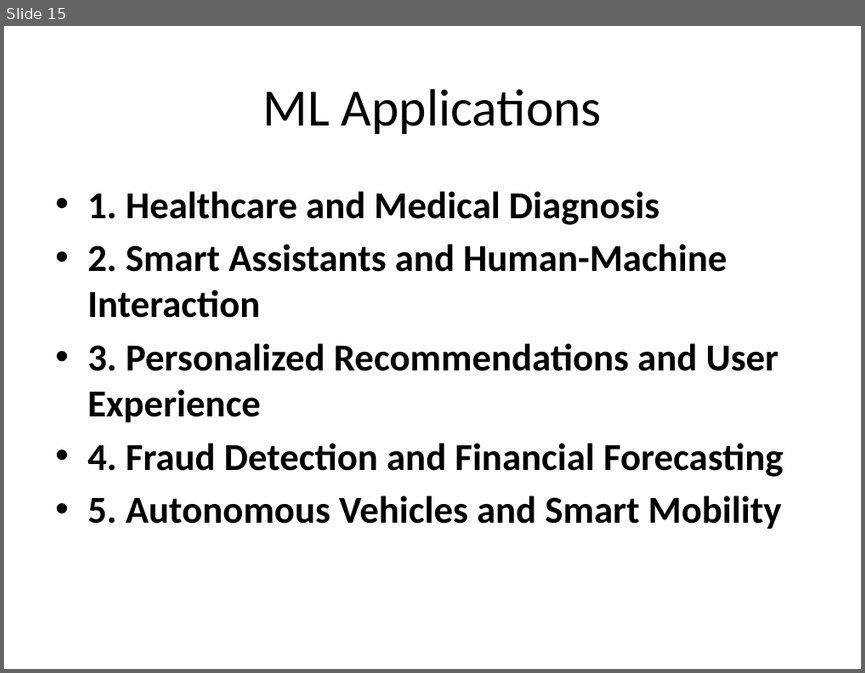
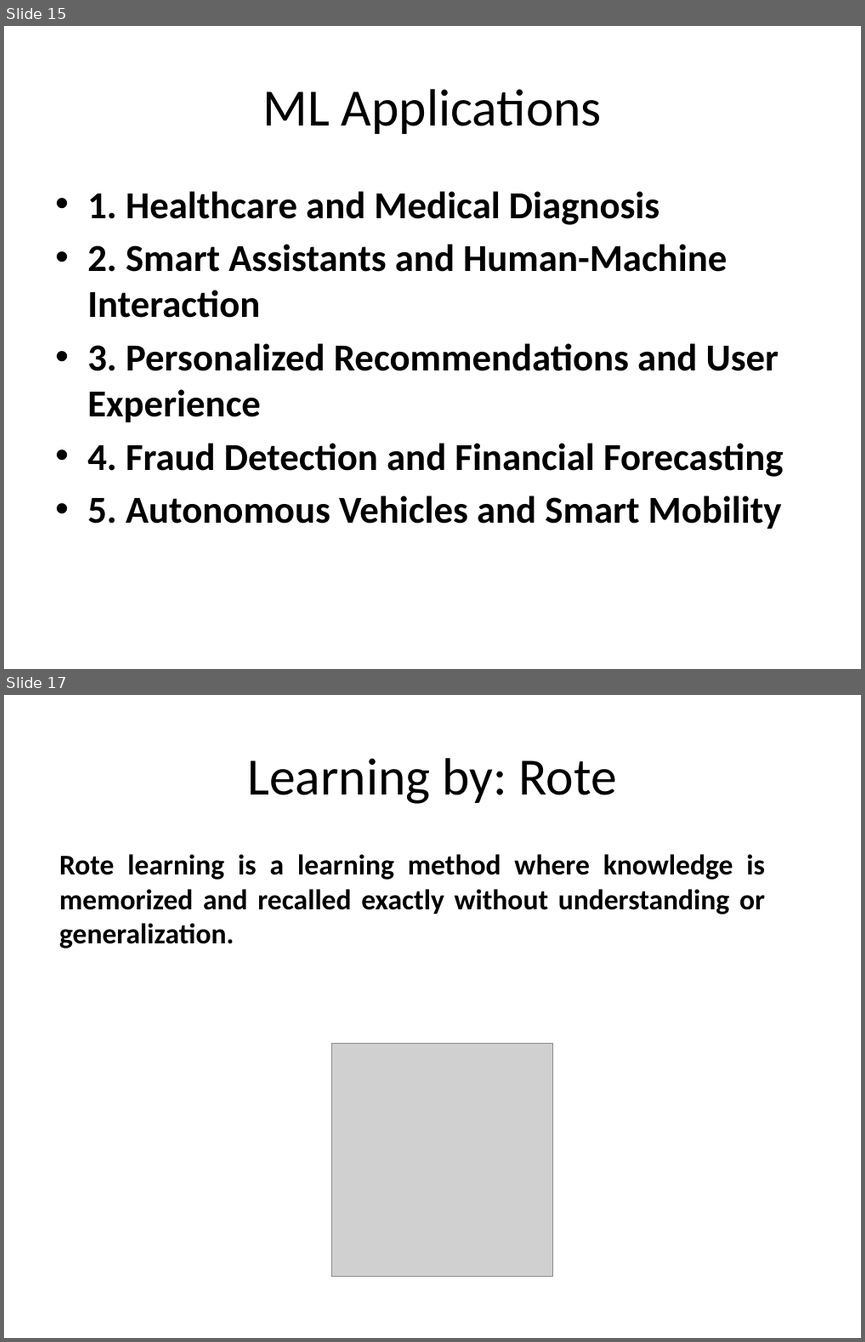
Before and after one commit to devipriyak/2025_VI_sem_CSE_B_LBRCE, a slide deck: Evolution of ML.pptx. Shown one above the other, each under a label of ours: slide 15 before the commit, slides 15 and 17 after it; the slides between them are not shown. The pictures are 865x673 and 865x1342 pixels, drawn with LibreOffice and Linux fonts; fonts in the diff are those of the drawing; grey boxes stand for pictures. Boxes give left, top, right and bottom in pixels: in the first picture for what was removed or moved away, otherwise in the second. Text is boxed around its words. In the diff, an @@ line names an element or a change of style, - is before the commit and + after.

```diff
--- a/Evolution of ML.pptx
+++ b/Evolution of ML.pptx
@@ slide 17 added at (x1=4, y1=695, x2=861, y2=1338), background #FFFFFF @@
@@ title added at (x1=247, y1=758, x2=617, y2=804), 44 pt, text #000000 @@
+Learning by: Rote
@@ text added at (x1=59, y1=854, x2=765, y2=948), 24 pt, text #000000, bold @@
+Rote learning is a learning method where knowledge is memorized and recalled exactly without understanding or generalization.
@@ picture added at (x1=332, y1=1043, x2=553, y2=1276) @@
```
Also in this commit, not shown: 15 other slides added.
